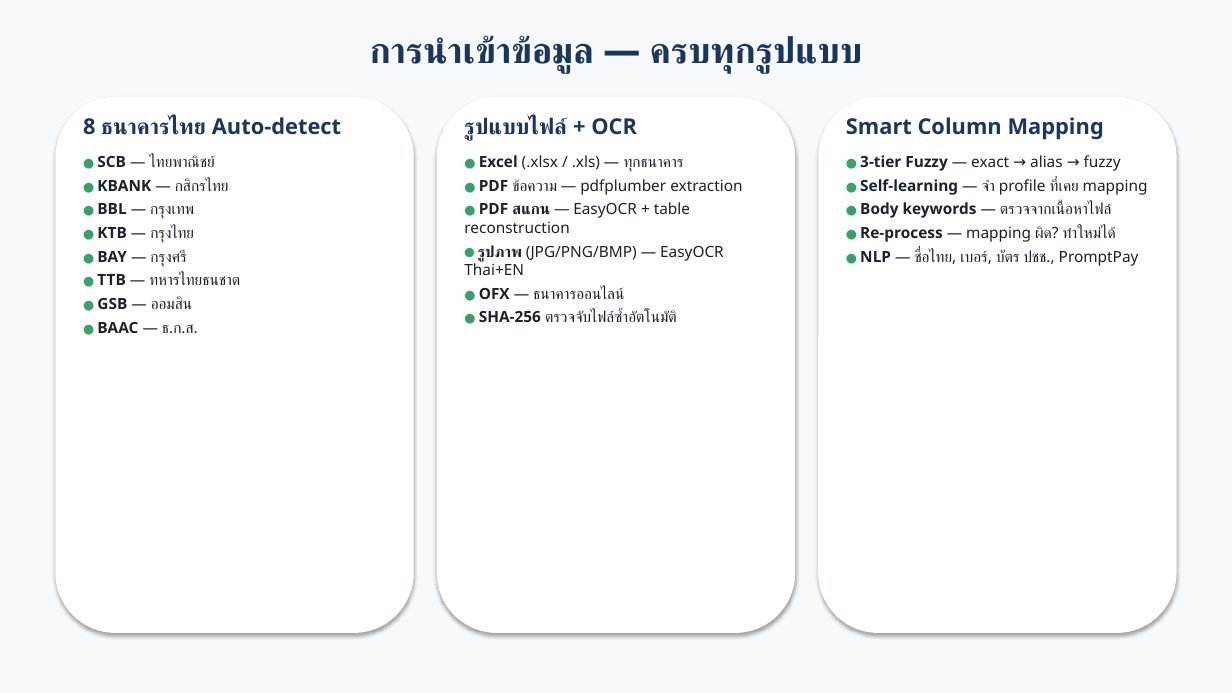
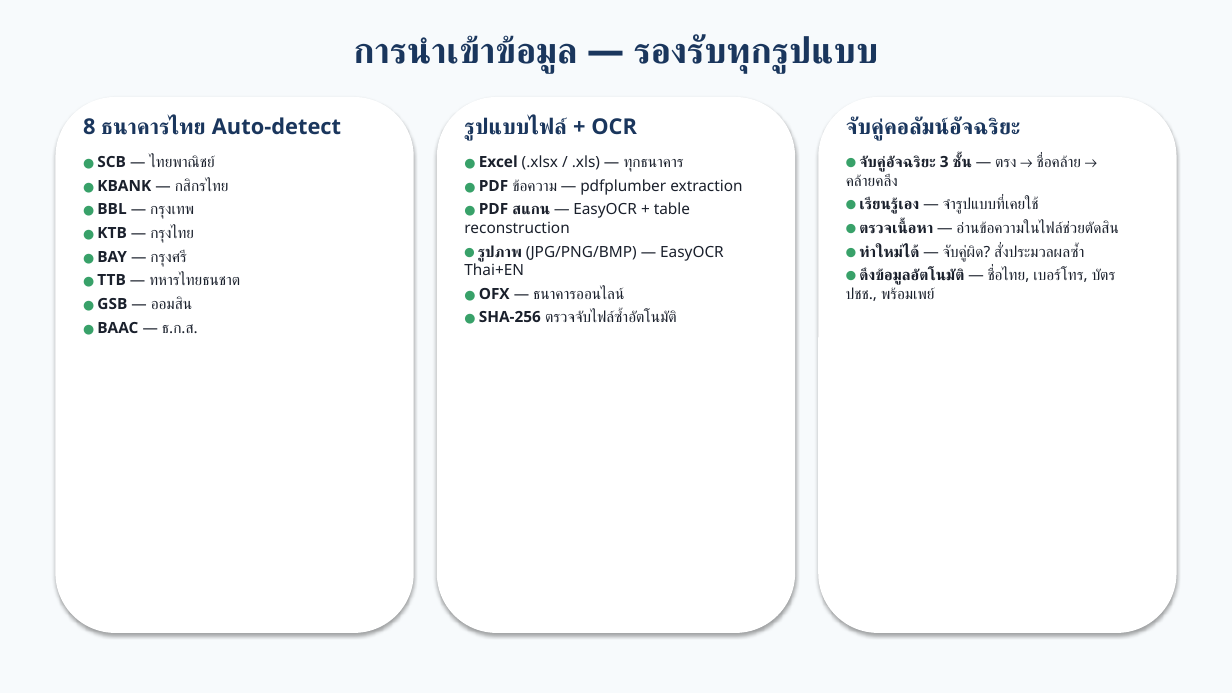
Before and after one commit to numsarai/Saraithong-BSIE, a slide deck: slide 7 of docs/SPNI_BSIE_Presentation.pptx. Drawn at 1232x693 pixels with LibreOffice and Linux fonts; fonts in the diff are those of the drawing. Boxes give left, top, right and bottom in pixels: in the first picture for what was removed or moved away, otherwise in the second. Text is boxed around its words. In the diff, an @@ line names an element or a change of style, - is before the commit and + after.

```diff
--- a/docs/SPNI_BSIE_Presentation.pptx
+++ b/docs/SPNI_BSIE_Presentation.pptx
@@ text at (353,35,878,73): text changed @@
-การนำเข้าข้อมูล — ครบทุกรูปแบบ
+การนำเข้าข้อมูล — รองรับทุกรูปแบบ
@@ text at (846,117,1020,141): text changed @@
-Smart Column Mapping
+จับคู่คอลัมน์อัจฉริยะ
@@ text at (846,155,1119,301): text changed @@
-● 3-tier Fuzzy — exact → alias → fuzzy
-● Self-learning — จำ profile ที่เคย mapping
-● Body keywords — ตรวจจากเนื้อหาไฟล์
-● Re-process — mapping ผิด? ทำใหม่ได้
-● NLP — ชื่อไทย, เบอร์, บัตร ปชช., PromptPay
+● จับคู่อัจฉริยะ 3 ชั้น — ตรง → ชื่อคล้าย → คล้ายคลึง
+● เรียนรู้เอง — จำรูปแบบที่เคยใช้
+● ตรวจเนื้อหา — อ่านข้อความในไฟล์ช่วยตัดสิน
+● ทำใหม่ได้ — จับคู่ผิด? สั่งประมวลผลซ้ำ
+● ดึงข้อมูลอัตโนมัติ — ชื่อไทย, เบอร์โทร, บัตร ปชช., พร้อมเพย์
```
Also in this commit, not shown: 20 other slides changed, 2 other files.
